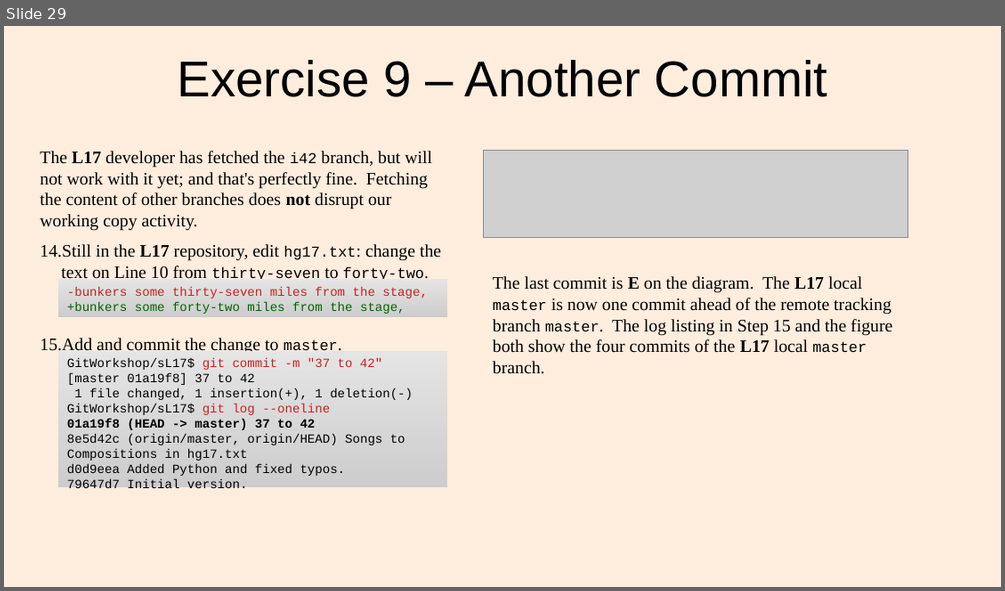
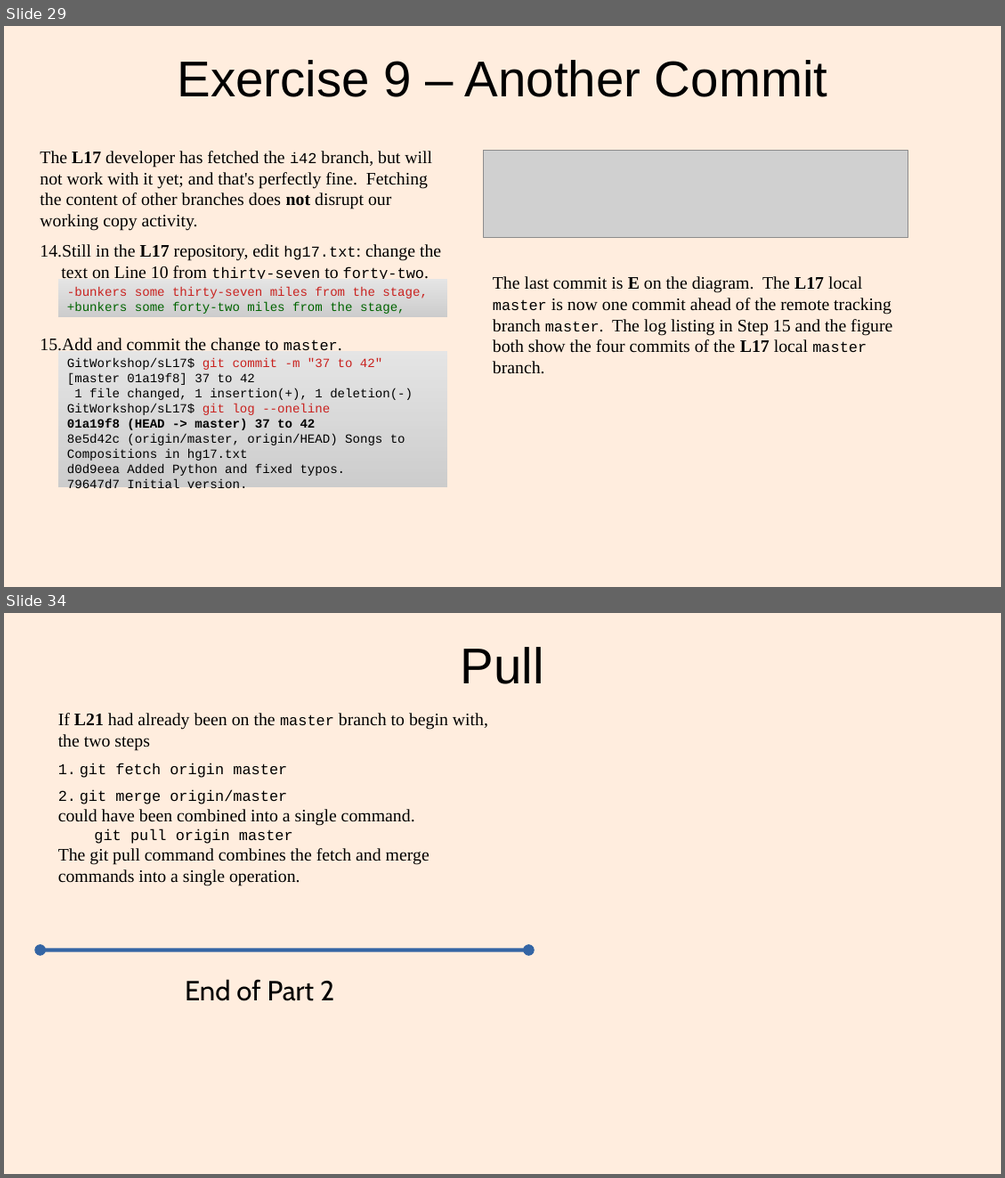
Before and after one commit to lacounty-isab/workshops, a slide deck: git/GitWorkshop2.odp. Shown one above the other, each under a label of ours: slide 29 before the commit, slides 29 and 34 after it; the slides between them are not shown. The pictures are 1005x591 and 1005x1178 pixels, drawn with LibreOffice and Linux fonts; fonts in the diff are those of the drawing; grey boxes stand for pictures. Boxes give left, top, right and bottom in pixels: in the first picture for what was removed or moved away, otherwise in the second. Text is boxed around its words. In the diff, an @@ line names an element or a change of style, - is before the commit and + after.

Commit message:
Finished Part 2.

```diff
--- a/git/GitWorkshop2.odp
+++ b/git/GitWorkshop2.odp
@@ slide 34 added at [4,613,1001,1174], background #FFEDDE @@
@@ title added at [461,647,544,684], 40 pt, text #000000 @@
+Pull
@@ text added at [58,713,488,886], 14 pt, text #000000 @@
+If L21 had already been on the master branch to begin with, the two steps
+1. git fetch origin master
+2. git merge origin/master
+could have been combined into a single command.
+git pull origin master
+The git pull command combines the fetch and merge commands into a single operation.
@@ double arrow added from (40, 949) to (528, 949), #3465A4 3 pt @@
@@ text added at [185,979,334,1001], 22 pt, text #000000 @@
+End of Part 2
```
Also in this commit, not shown: 4 slides changed, 3 other slides added, 7 other files.
